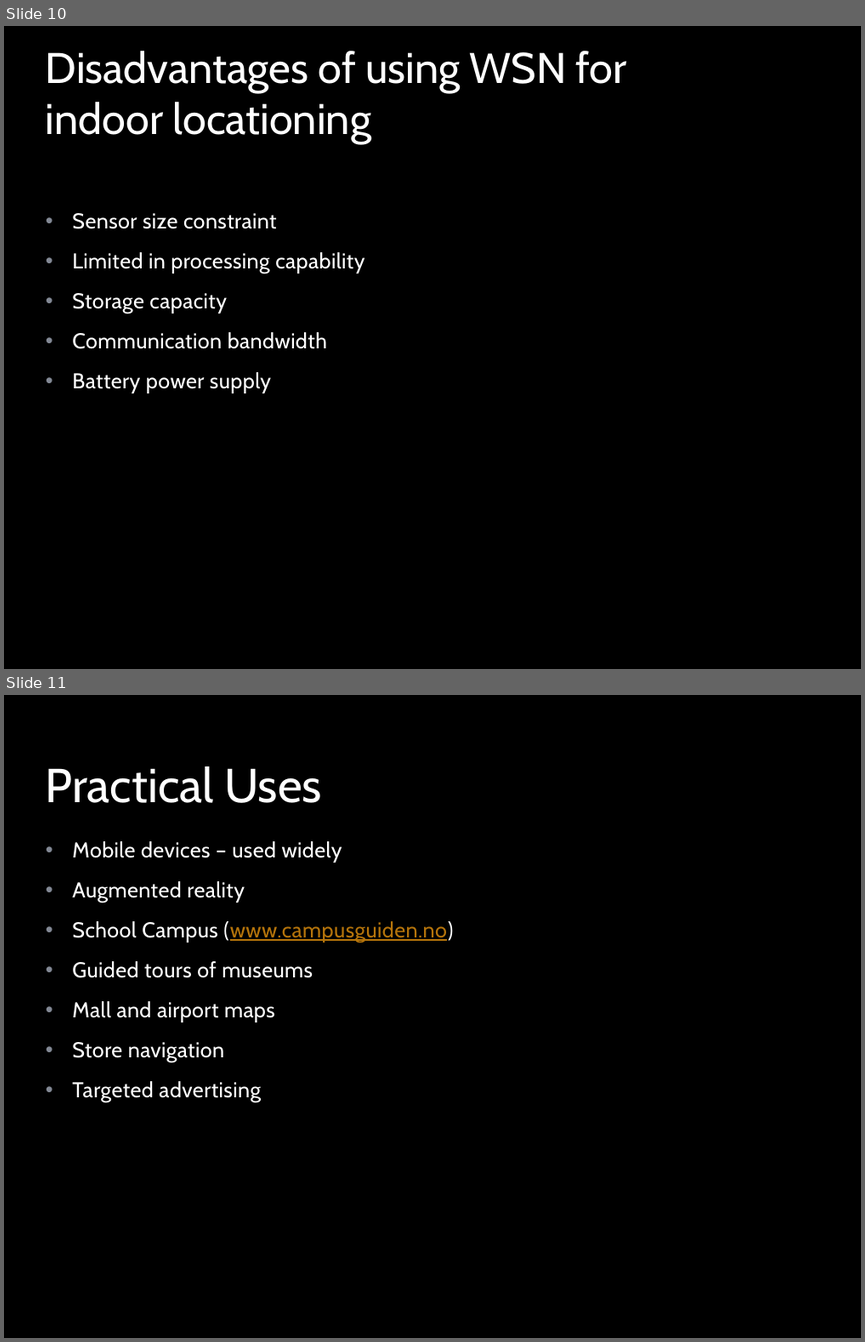
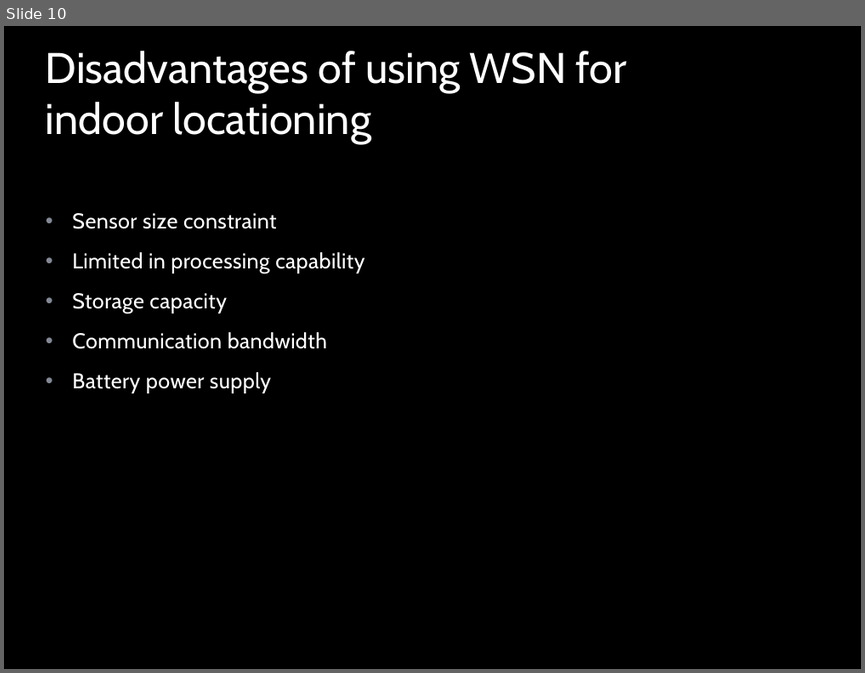
Before and after one commit to muadibbm/WifiIP, a slide deck: ppt/Indoor Locationing.pptx. Shown one above the other, each under a label of ours: slides 10 and 11 before the commit, slide 10 after it. The pictures are 865x1342 and 865x673 pixels, drawn with LibreOffice and Linux fonts; fonts in the diff are those of the drawing; background and template pictures are left out. Boxes give left, top, right and bottom in pixels: in the first picture for what was removed or moved away, otherwise in the second. Text is boxed around its words. In the diff, an @@ line names an element or a change of style, - is before the commit and + after.

```diff
--- a/ppt/Indoor Locationing.pptx
+++ b/ppt/Indoor Locationing.pptx
@@ slide 11 removed at [4,695,861,1338], background picture (left out); not listed: 1 template element that a slide beside it also shows @@
@@ title removed at [46,766,322,803] @@
-Practical Uses
@@ text removed at [72,841,453,1102] @@
-• Mobile devices – used widely
-• Augmented reality
-• School Campus (www.campusguiden.no)
-• Guided tours of museums
-• Mall and airport maps
-• Store navigation
-• Targeted advertising
```
Also in this commit, not shown: 2 slides changed, 2 slides added, 2 other slides removed, 2 other files.
